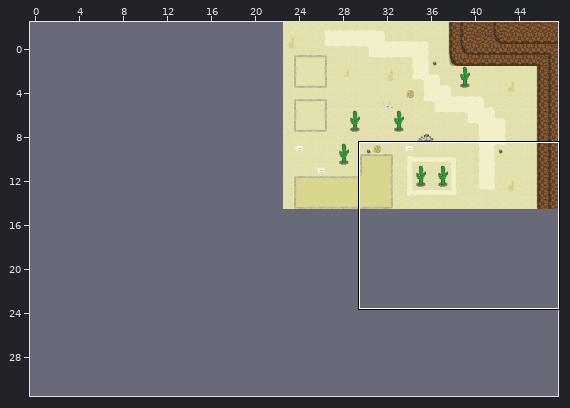
One commit to this LDtk project: Assets/Sprites/Maps/Desert.ldtk. The first picture is a wide view before the edit; the outline marks the close-up.
Close-up. First the earlier version:
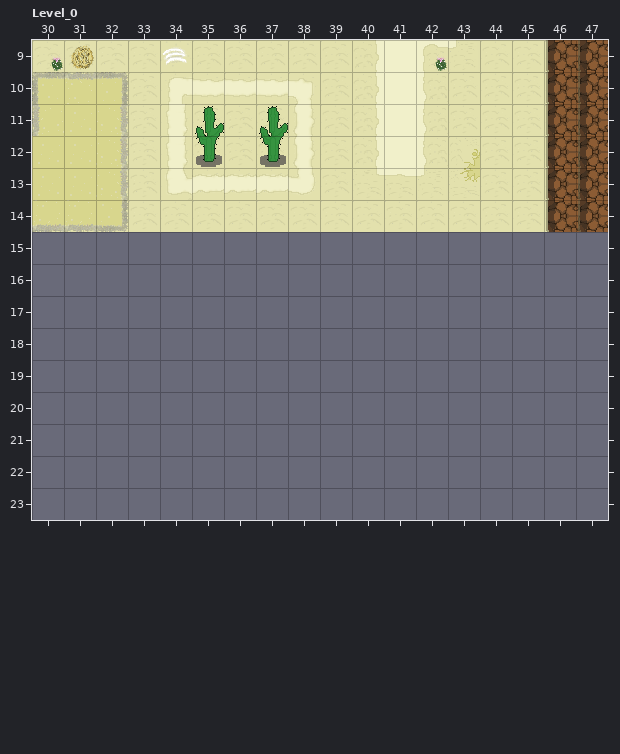
Cells are 32x32 px. Shown: Level_0 x 30..47, y 9..23. The commit also changed other parts of the map, which this record leaves out. The old version is drawn lined up with the new one.
Now the later version:
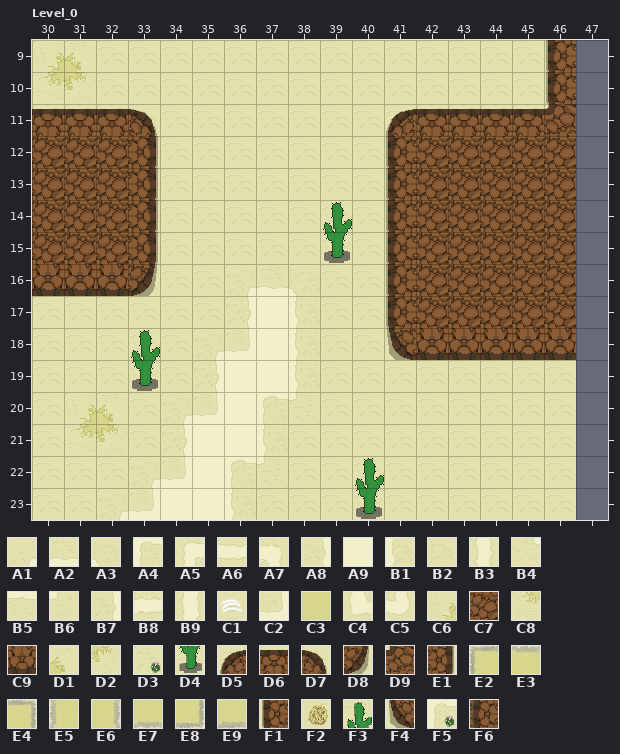
Key: from "Desert_3_": A1 0, A2 1, A3 2, A4 3, A5 6, A6 7, A7 10, A8 13, A9 14, B1 15, B2 17, B3 23, B4 26, B5 27, B6 28, B7 30, B8 33, B9 45, C1 48, C2 55, C3 56, C4 58, C5 62, C6 81, C7 85, C8 94, C9 99, D1 154, D2 179, D3 17 under 104, D4 17 under 105, D5 17 under 131, D6 17 under 132, D7 17 under 133, D8 17 under 158, D9 17 under 160, E1 17 under 182, E2 17 under 42, E3 17 under 43, E4 17 under 44, E5 17 under 55, E6 17 under 57, E7 17 under 69, E8 17 under 70, E9 17 under 70 under 69, F1 17 under 84, F2 17 under 91, F3 17 under 92, F4 17 under 97, F5 3 under 104, F6 87 under 84.
__ is an empty cell.
The exact change:
map size 25x17 -> 47x32 cells (old content now starts at 23,-2; both pictures use the new coordinates)
Layer "Tiles":
y 9: x 30..31 D3 F2 -> C6 D1; x 34 C1 -> B2; x 40..43 A8 A9 F5 B6 -> B2 B2 B2 B2; x 47 F6 -> __
y 10: x 30..32 E2 E3 E4 -> C8 D2 B2; x 34..38 A5 A6 A6 A6 A7 -> B2 B2 B2 B2 B2; x 40..42 A8 A9 B1 -> B2 B2 B2; x 47 F6 -> __
y 11: x 30..35 E5 C3 E6 B2 B9 F3 -> D6 D6 D6 D7 B2 B2; x 37..38 F3 B3 -> B2 B2; x 40..47 A8 A9 B1 B2 B2 B2 F1 F6 -> B2 D5 D6 D6 D6 D6 D9 __
y 12: x 30..35 C3 C3 E6 B2 B9 D4 -> C7 C7 C7 E1 B2 B2; x 37..38 D4 B3 -> B2 B2; x 40..47 A8 A9 B1 C6 B2 B2 F1 F6 -> B2 F1 C7 C7 C7 C7 C7 __
y 13: x 30..38 C3 C3 E6 B2 C4 B8 B8 B8 C5 -> C7 C7 C7 E1 B2 B2 B2 B2 B2; x 40..47 B4 B5 B6 C8 B2 B2 F1 F6 -> B2 F1 C7 C7 C7 C7 C7 __
y 14: x 30..33 E9 E7 E8 B2 -> C7 C7 C7 E1; x 39 B2 -> F3; x 41..47 B2 B2 B2 B2 B2 F1 F6 -> F1 C7 C7 C7 C7 C7 __
y 15: x 30..46 __ __ __ __ __ __ __ __ __ __ __ __ __ __ __ __ __ -> C7 C7 C7 E1 B2 B2 B2 B2 B2 D4 B2 F1 C7 C7 C7 C7 C7
y 16: x 30..46 __ __ __ __ __ __ __ __ __ __ __ __ __ __ __ __ __ -> C9 C9 C9 D8 B2 B2 A1 A2 A3 B2 B2 F1 C7 C7 C7 C7 C7
y 17: x 30..46 __ __ __ __ __ __ __ __ __ __ __ __ __ __ __ __ __ -> B2 B2 B2 B2 B2 B2 B7 A9 B1 B2 B2 F1 C7 C7 C7 C7 C7
y 18: x 30..46 __ __ __ __ __ __ __ __ __ __ __ __ __ __ __ __ __ -> B2 B2 B2 F3 B2 A1 C2 A9 B1 B2 B2 F4 C9 C9 C9 C9 C9
y 19: x 30..46 __ __ __ __ __ __ __ __ __ __ __ __ __ __ __ __ __ -> B2 B2 B2 D4 B2 B7 A9 A9 B1 B2 B2 B2 B2 B2 B2 B2 B2
y 20: x 30..46 __ __ __ __ __ __ __ __ __ __ __ __ __ __ __ __ __ -> B2 C6 D1 B2 A1 C2 A9 A4 B6 B2 B2 B2 B2 B2 B2 B2 B2
y 21: x 30..46 __ __ __ __ __ __ __ __ __ __ __ __ __ __ __ __ __ -> B2 C8 D2 B2 B7 A9 A9 B1 B2 B2 B2 B2 B2 B2 B2 B2 B2
y 22: x 30..46 __ __ __ __ __ __ __ __ __ __ __ __ __ __ __ __ __ -> B2 B2 B2 A1 C2 A9 A4 B6 B2 B2 F3 B2 B2 B2 B2 B2 B2
y 23: x 30..46 __ __ __ __ __ __ __ __ __ __ __ __ __ __ __ __ __ -> B2 B2 A1 C2 A9 A9 B1 B2 B2 B2 D4 B2 B2 B2 B2 B2 B2
Where, in picture pixels (left, top, right, bottom), the same in both close-ups:
changed: (32, 40, 608, 520)
